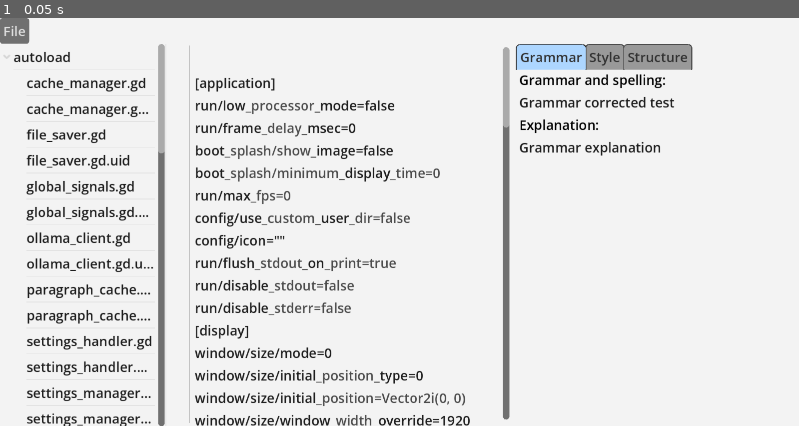
Above: before the commit, frame 1.
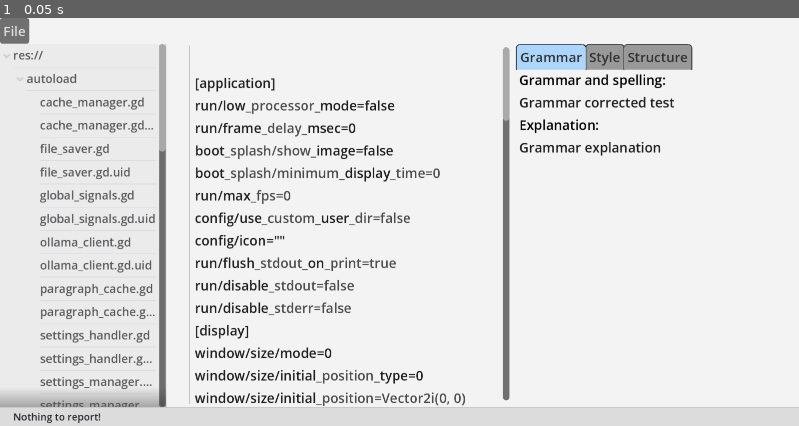
Above: after the commit, the same moment.

Repository: olafjanssen/snorfeld
Game: Godot game, scene res://scenes/editor.tscn
Two runs of this game, one before a commit and one after it. Both use one fixed random seed, a clock stepped at 60 frames per second and the inputs below.
Inputs:
- Up to frame 1 (0.05 s): no input

The runs differ from the first frame. In frame 1, 5.9% of the frame differs, in the area x 0-100%, y 6-100%.

Commit message:
Styling updates

Diff:
--- a/autoload/global_signals.gd
+++ b/autoload/global_signals.gd
@@ -1,22 +1,32 @@
 extends Node
 
 # Global signal bus for cross-component communication
+
+# Folder and file navigation
 @warning_ignore("unused_signal")
 signal folder_opened(path: String)
 @warning_ignore("unused_signal")
 signal file_selected(path: String)
 @warning_ignore("unused_signal")
 signal request_open_folder
+
+# File content and scanning
 @warning_ignore("unused_signal")
 signal file_scanned(path: String, paragraphs: Array, file_content: String)
+
+# Paragraph and diff management
 @warning_ignore("unused_signal")
 signal paragraph_selected(original_hash: String, file_path: String, current_text: String)
 @warning_ignore("unused_signal")
 signal apply_diff_patch(original_hash: String, file_path: String, operation: String, word_index: int, new_text: String)
+
+# Settings
 @warning_ignore("unused_signal")
 signal open_settings
 @warning_ignore("unused_signal")
 signal settings_closed
+
+# File saving
 @warning_ignore("unused_signal")
 signal request_save_file(path: String)
 @warning_ignore("unused_signal")
--- a/scenes/code_edit.gd
+++ b/scenes/code_edit.gd
@@ -86,10 +86,10 @@
 		last_text_hash = current_hash
 		GlobalSignals.file_changed.emit(current_file_path, current_text)
 
-func _hash_text(text: String) -> String:
+func _hash_text(full_text: String) -> String:
 	var hash_ctx := HashingContext.new()
 	hash_ctx.start(HashingContext.HASH_MD5)
-	hash_ctx.update(text.to_utf8_buffer())
+	hash_ctx.update(full_text.to_utf8_buffer())
 	var hash_bytes := hash_ctx.finish()
 	return hash_bytes.hex_encode()
 
--- a/scenes/editor.gd
+++ b/scenes/editor.gd
@@ -3,4 +3,4 @@
 func _ready():
 	Window.get_focused_window().set_content_scale_factor(2.0)
 	await get_tree().process_frame
-	$HSplitContainer.offset_top = $MenuBar.size.y
+	$VBoxContainer.offset_top = $MenuBar.size.y
--- a/scenes/editor.tscn
+++ b/scenes/editor.tscn
@@ -7,6 +7,11 @@
 [ext_resource type="Theme" uid="uid://o8gx2nmawf21" path="res://themes/light_theme.tres" id="4"]
 [ext_resource type="PackedScene" uid="uid://qmnxby366n74" path="res://scenes/text_editor.tscn" id="6_eqbpn"]
 [ext_resource type="PackedScene" uid="uid://bmpto71onui3w" path="res://scenes/paragraph_check.tscn" id="7_5lcyj"]
+
+[sub_resource type="StyleBoxFlat" id="StyleBoxFlat_5lcyj"]
+bg_color = Color(0.8627451, 0.8627451, 0.8666667, 1)
+border_width_top = 1
+border_color = Color(0.7882353, 0.7882353, 0.7921569, 1)
 
 [node name="Editor" type="Control" unique_id=1329163321]
 layout_mode = 3
@@ -36,30 +41,58 @@
 theme = ExtResource("4")
 script = ExtResource("2")
 
-[node name="HSplitContainer" type="HSplitContainer" parent="." unique_id=1412264399]
-layout_mode = 0
+[node name="VBoxContainer" type="VBoxContainer" parent="." unique_id=997250553]
+layout_mode = 1
+anchors_preset = 15
 anchor_right = 1.0
 anchor_bottom = 1.0
-offset_top = 24.0
+grow_horizontal = 2
+grow_vertical = 2
+theme_override_constants/separation = 0
+
+[node name="HSplitContainer" type="HSplitContainer" parent="VBoxContainer" unique_id=1412264399]
+layout_mode = 2
+size_flags_vertical = 3
 theme = ExtResource("4")
 split_offsets = PackedInt32Array(200, 612)
 split_offset = 200
 
-[node name="FileBrowser" type="Tree" parent="HSplitContainer" unique_id=282338753]
+[node name="FileBrowser" type="Tree" parent="VBoxContainer/HSplitContainer" unique_id=282338753]
 custom_minimum_size = Vector2(200, 0)
 layout_mode = 2
 size_flags_vertical = 3
 theme = ExtResource("4")
-hide_root = true
+scroll_horizontal_enabled = false
+scroll_hint_mode = 1
 script = ExtResource("3")
 
-[node name="TextEditor" parent="HSplitContainer" unique_id=1652980615 instance=ExtResource("6_eqbpn")]
+[node name="TextEditor" parent="VBoxContainer/HSplitContainer" unique_id=1652980615 instance=ExtResource("6_eqbpn")]
 custom_minimum_size = Vector2(400, 0)
 layout_mode = 2
 
-[node name="MarkdownEditor" parent="HSplitContainer" unique_id=755770291 instance=ExtResource("0")]
+[node name="MarkdownEditor" parent="VBoxContainer/HSplitContainer" unique_id=755770291 instance=ExtResource("0")]
 visible = false
 layout_mode = 2
 
-[node name="ParagraphCheck" parent="HSplitContainer" unique_id=242299029 instance=ExtResource("7_5lcyj")]
+[node name="ParagraphCheck" parent="VBoxContainer/HSplitContainer" unique_id=242299029 instance=ExtResource("7_5lcyj")]
 layout_mode = 2
+
+[node name="PanelContainer" type="PanelContainer" parent="VBoxContainer" unique_id=1364190975]
+layout_mode = 2
+theme_override_styles/panel = SubResource("StyleBoxFlat_5lcyj")
+
+[node name="HBoxContainer" type="HBoxContainer" parent="VBoxContainer/PanelContainer" unique_id=1536772968]
+custom_minimum_size = Vector2(0, 22)
+layout_mode = 2
+theme = ExtResource("4")
+
+[node name="Spacer" type="Control" parent="VBoxContainer/PanelContainer/HBoxContainer" unique_id=1751899859]
+custom_minimum_size = Vector2(12, 0)
+layout_mode = 2
+
+[node name="StatusMessage" type="Label" parent="VBoxContainer/PanelContainer/HBoxContainer" unique_id=37567921]
+layout_mode = 2
+theme = ExtResource("4")
+theme_override_colors/font_color = Color(0.14117648, 0.14509805, 0.16078432, 1)
+theme_override_font_sizes/font_size = 12
+text = "Nothing to report!"
--- a/themes/light_theme.tres
+++ b/themes/light_theme.tres
@@ -42,15 +42,24 @@
 expand_margin_right = 4.0
 
 [sub_resource type="StyleBoxFlat" id="StyleBoxFlat_b2586"]
-bg_color = Color(0.9098039, 0.9098039, 0.9098039, 1)
+bg_color = Color(0.8745098, 0.8745098, 0.8784314, 1)
+
+[sub_resource type="StyleBoxFlat" id="StyleBoxFlat_3rr8x"]
+bg_color = Color(0.7921569, 0.7921569, 0.7921569, 1)
+border_width_top = 1
+border_width_bottom = 1
+border_color = Color(0.019607844, 0.53333336, 0.9411765, 1)
 
 [sub_resource type="StyleBoxFlat" id="StyleBoxFlat_k48q0"]
-bg_color = Color(0.9529412, 0.9529412, 0.9529412, 1)
-border_width_right = 2
-border_color = Color(0.9098039, 0.9098039, 0.9098039, 1)
+bg_color = Color(0.92156863, 0.92156863, 0.9254902, 1)
+border_width_right = 1
+border_color = Color(0.7882353, 0.7882353, 0.7921569, 1)
 
 [sub_resource type="StyleBoxFlat" id="StyleBoxFlat_0a83b"]
-bg_color = Color(0.6784314, 0.8392157, 1, 1)
+bg_color = Color(0.7921569, 0.7921569, 0.7921569, 1)
+border_width_top = 1
+border_width_bottom = 1
+border_color = Color(0.019607844, 0.53333336, 0.9411765, 1)
 
 [resource]
 CodeEdit/colors/background_color = Color(0.9529412, 0.9529412, 0.9529412, 1)
@@ -78,10 +87,12 @@
 TabContainer/styles/tab_hovered = SubResource("StyleBoxFlat_t7qon")
 TabContainer/styles/tab_selected = SubResource("StyleBoxFlat_xu2q4")
 TabContainer/styles/tab_unselected = SubResource("StyleBoxFlat_x03xt")
-Tree/colors/font_color = Color(0.11764706, 0.11764706, 0.11764706, 1)
+Tree/colors/font_color = Color(0.34509805, 0.34509805, 0.3529412, 1)
 Tree/colors/font_hovered_color = Color(0, 0.47058824, 0.83137256, 1)
 Tree/colors/font_hovered_selected_color = Color(0, 0.47058824, 0.83137256, 1)
-Tree/colors/font_selected_color = Color(0, 0, 0, 1)
+Tree/colors/font_selected_color = Color(0.14117648, 0.14509805, 0.16078432, 1)
+Tree/font_sizes/font_size = 14
 Tree/styles/hovered = SubResource("StyleBoxFlat_b2586")
+Tree/styles/hovered_selected = SubResource("StyleBoxFlat_3rr8x")
 Tree/styles/panel = SubResource("StyleBoxFlat_k48q0")
 Tree/styles/selected = SubResource("StyleBoxFlat_0a83b")
